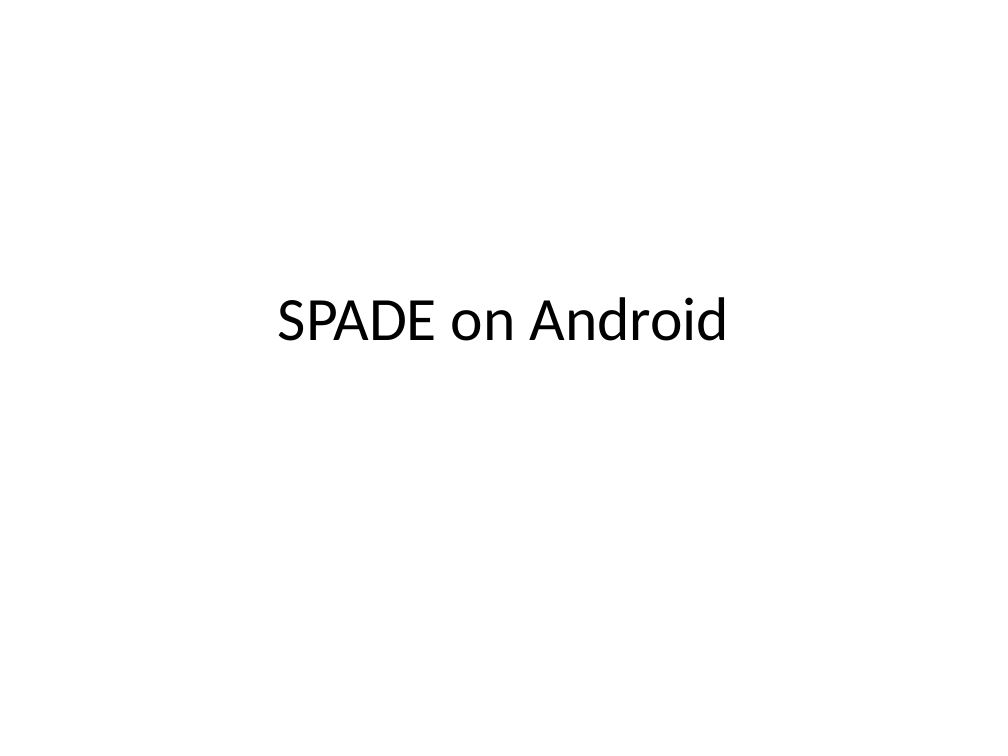
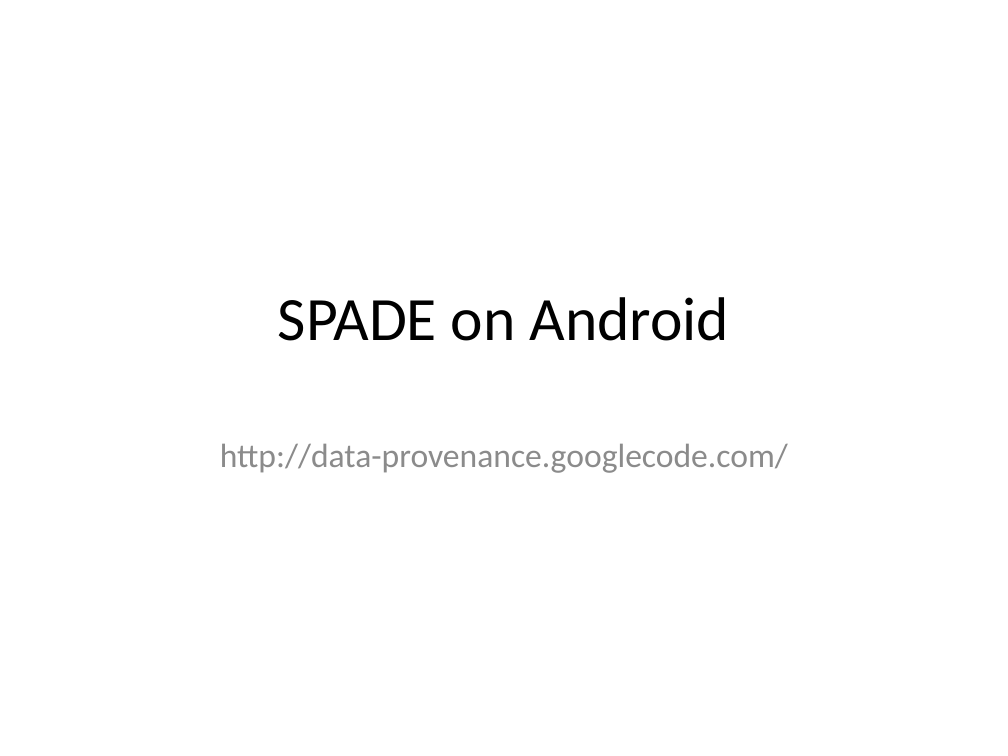
Before and after one commit to ashish-gehani/SPADE, a slide deck: slide 1 of wiki/spade_demo.pptx. Drawn at 1008x756 pixels with LibreOffice and Linux fonts; fonts in the diff are those of the drawing. Boxes give left, top, right and bottom in pixels: in the first picture for what was removed or moved away, otherwise in the second. Text is boxed around its words. In the diff, an @@ line names an element or a change of style, - is before the commit and + after.

```diff
--- a/wiki/spade_demo.pptx
+++ b/wiki/spade_demo.pptx
@@ subtitle added at (x1=220, y1=443, x2=788, y2=473), 24 pt, text #8C8C8C @@
+http://data-provenance.googlecode.com/
```
Also in this commit, not shown: 2 other slides changed.
